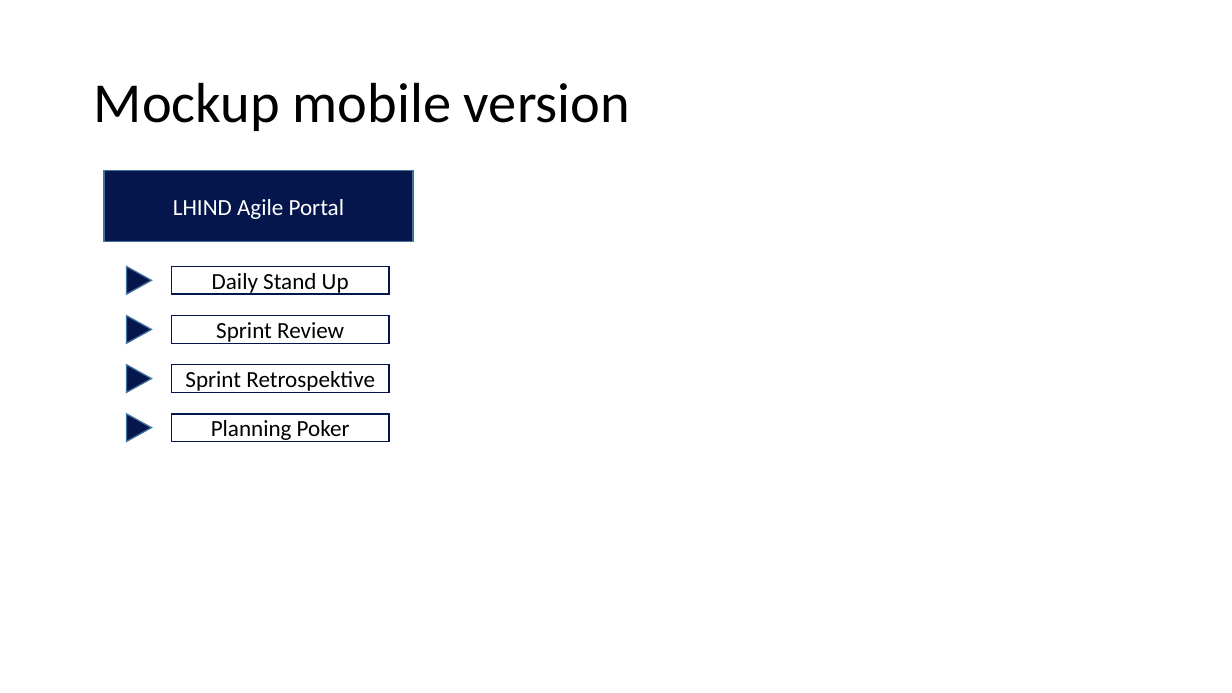
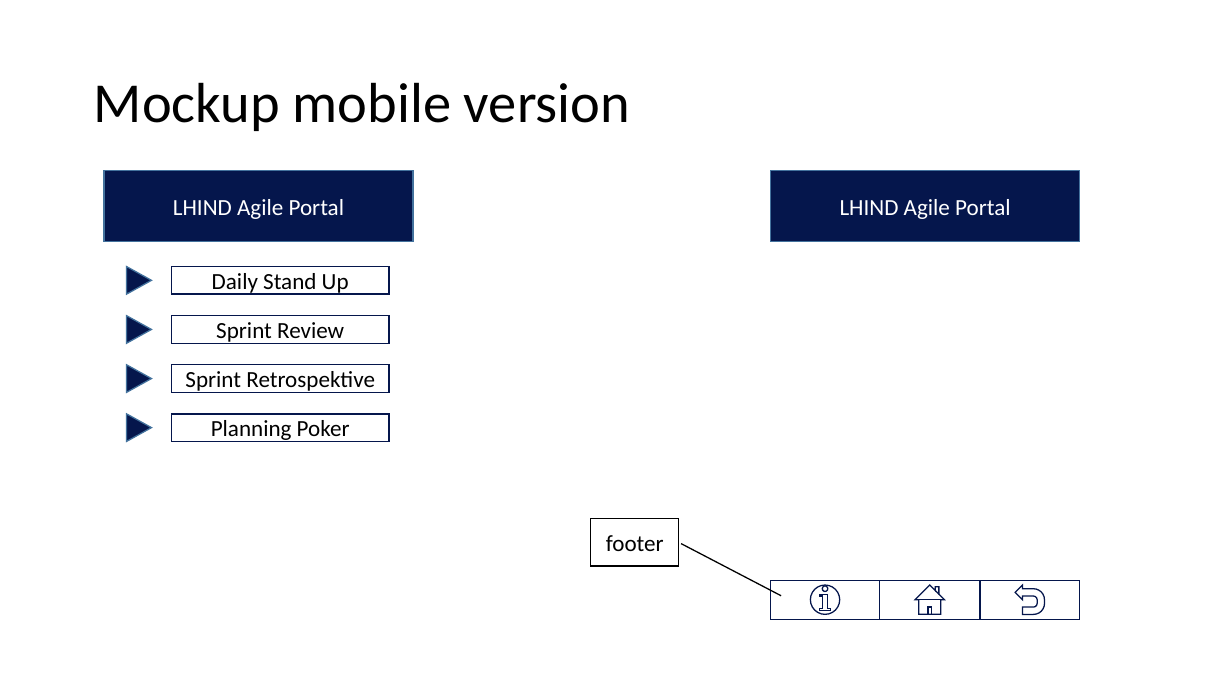
Before and after one commit to Cryptoshot/lhind.agileportal, a slide deck: slide 3 of lhind-agilportal/Projektdateien/LHIND Agile Portal.pptx. Drawn at 1232x693 pixels with LibreOffice and Linux fonts; fonts in the diff are those of the drawing. Boxes give left, top, right and bottom in pixels: in the first picture for what was removed or moved away, otherwise in the second. Text is boxed around its words. In the diff, an @@ line names an element or a change of style, - is before the commit and + after.

Commit message:
PowerPoint footer idee
Idee hinzugefügt.
anpassungen

```diff
--- a/lhind-agilportal/Projektdateien/LHIND Agile Portal.pptx
+++ b/lhind-agilportal/Projektdateien/LHIND Agile Portal.pptx
@@ rectangle added at [771, 171, 1080, 242], fill #05164C, outline #43739E 1 pt, 18 pt, text #FFFFFF @@
+LHIND Agile Portal
@@ border callout added at [591, 519, 678, 567], fill #FFFFFF, outline #000000 1 pt, 18 pt, text #000000 @@
+footer
@@ action button information added at [771, 580, 880, 619], outline #05164C 1 pt @@
@@ action button home added at [880, 580, 981, 619], outline #05164C 1 pt @@
@@ action button return added at [980, 580, 1080, 619], outline #05164C 1 pt @@
```
Also in this commit, not shown: 2 other files.
